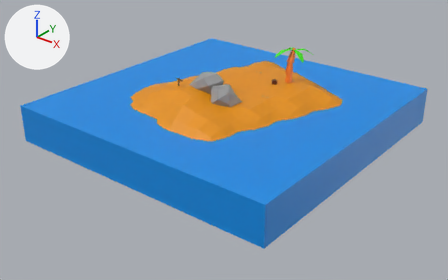
An edit to the glTF model dist/models/island.glb, drawn before and after from the same camera.
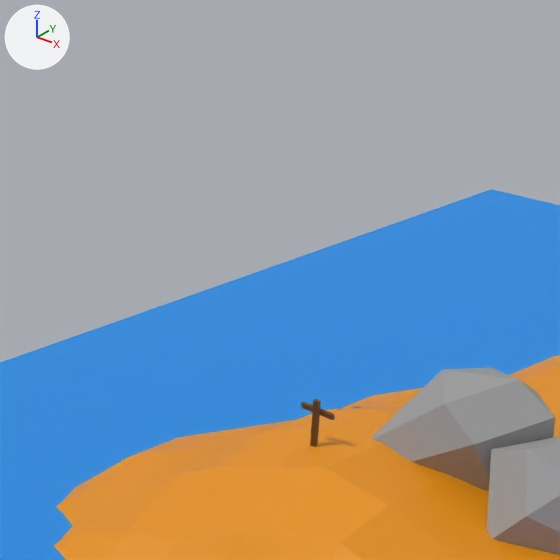
Each version appears first whole from a 50 mm camera at (25.1, -32.12, 16.92) aimed at (0.53, -1.41, -2.12), and next in a close-up on the part from 27% to 50% of the width and 1% to 38% of the height. The lights are fixed; the arrows at upper left show +X, +Y and +Z. Where no turn or scale is listed for an object, it has been applied to the vertices.

Objects in the first close-up: 'Island', 'Rock1', 'Rock2', 'Water'.
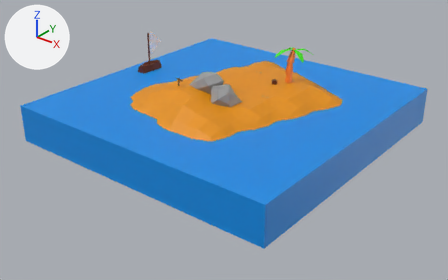
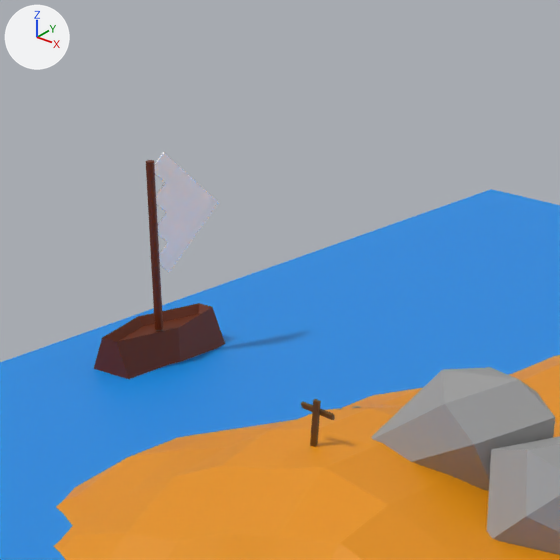
Boxes [x1, y1, x2, y2] around the edits, measured in the close-ups (560 x 560 px):
'Boat', added
    after: [94, 152, 225, 379]
    faces in mat_material_002 (brown #662500): [94, 160, 225, 379]
    faces in mat_material (white #ffffff): [154, 152, 219, 272]

The change, as a list of edits to the scene's bpy script:
```text
Add mat_material:
    mat_material = principled_material('Material')
    mat_material.base_color = (1.0, 1.0, 1.0)  # white #ffffff
    mat_material.roughness = 0.4
Add me_cube:
    me_cube.from_pydata(...)  # 202 vertices, 384 faces; spans x -0.41..0.41, y -1.0..1.08, z -0.32..2.83
    # faces by material slot: [312, 72]
    me_cube.materials.append(mat_material_002)  # brown #662500
    me_cube.materials.append(mat_material)  # white #ffffff
Add ob_boat:
    ob_boat = bpy.data.objects.new('Boat', me_cube)
    ob_boat.location = (-8.57, 0.61, 0.76)
```
